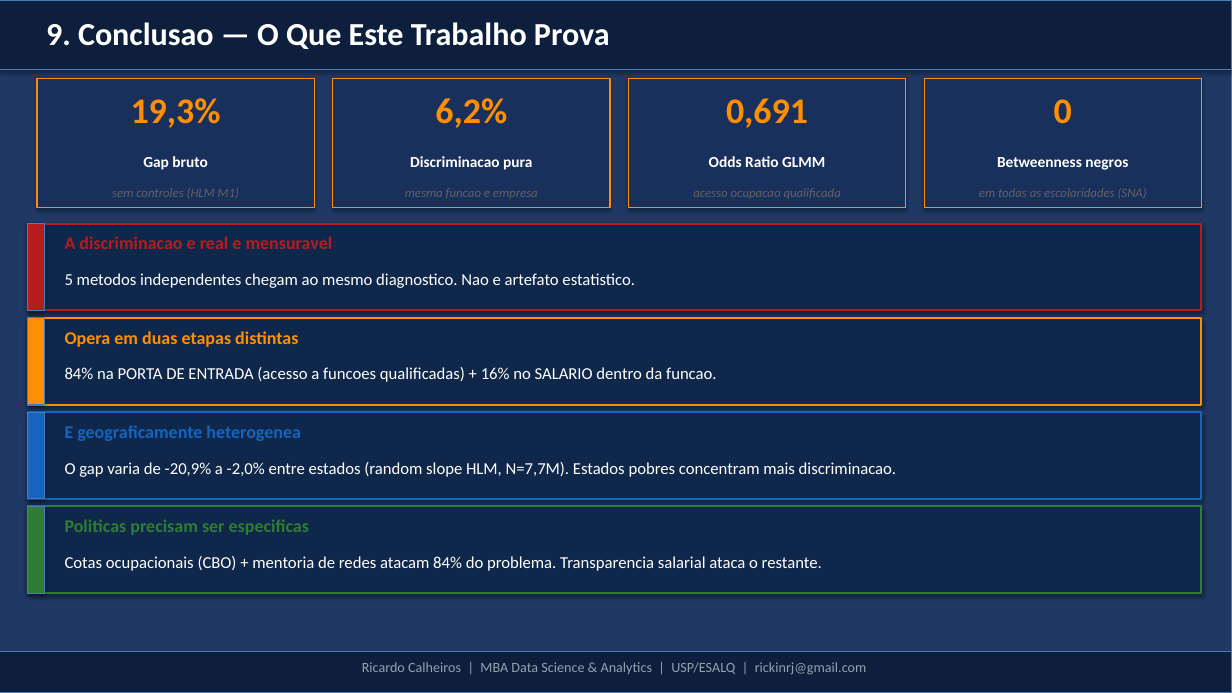
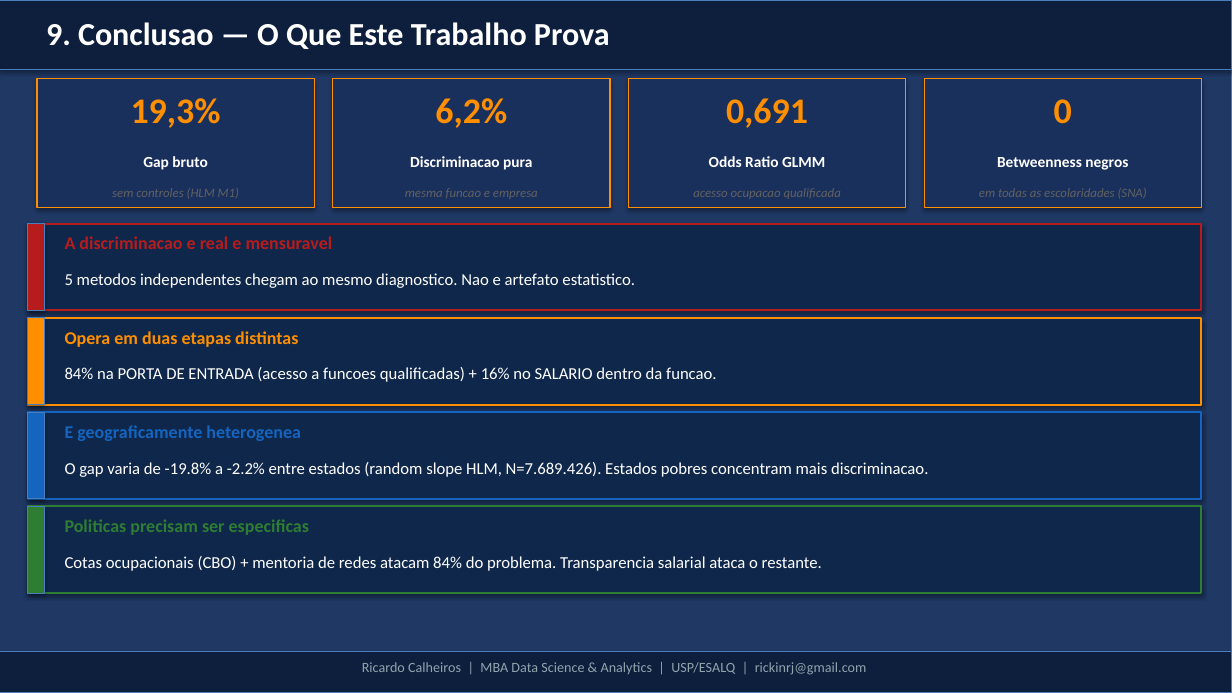
Before and after one commit to rickinrj-ux/ProjetoRacismoPNAD, a slide deck: slide 10 of apresentacao_executiva_tcc.pptx. Drawn at 1232x693 pixels with LibreOffice and Linux fonts; fonts in the diff are those of the drawing. Boxes give left, top, right and bottom in pixels: in the first picture for what was removed or moved away, otherwise in the second. Text is boxed around its words. In the diff, an @@ line names an element or a change of style, - is before the commit and + after.

```diff
--- a/apresentacao_executiva_tcc.pptx
+++ b/apresentacao_executiva_tcc.pptx
@@ text at [65,462,928,477]: text changed @@
-O gap varia de -20,9% a -2,0% entre estados (random slope HLM, N=7,7M). Estados pobres concentram mais discriminacao.
+O gap varia de -19.8% a -2.2% entre estados (random slope HLM, N=7.689.426). Estados pobres concentram mais discriminacao.
```
Also in this commit, not shown: 4 other slides changed, 6 other files.
